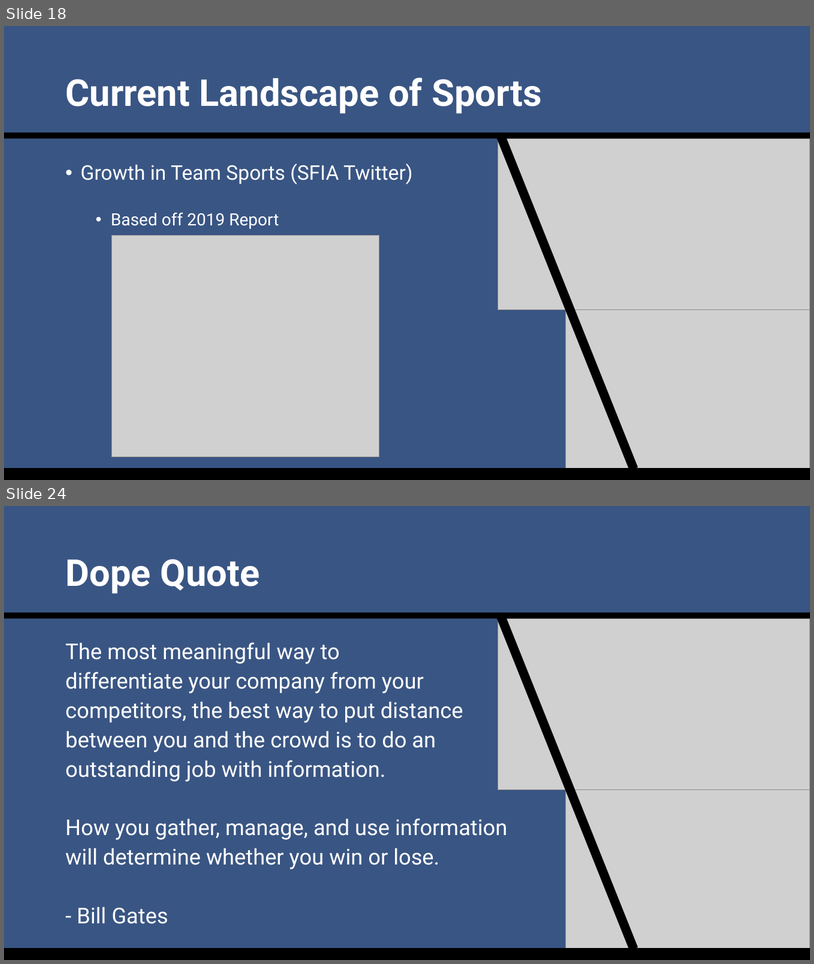
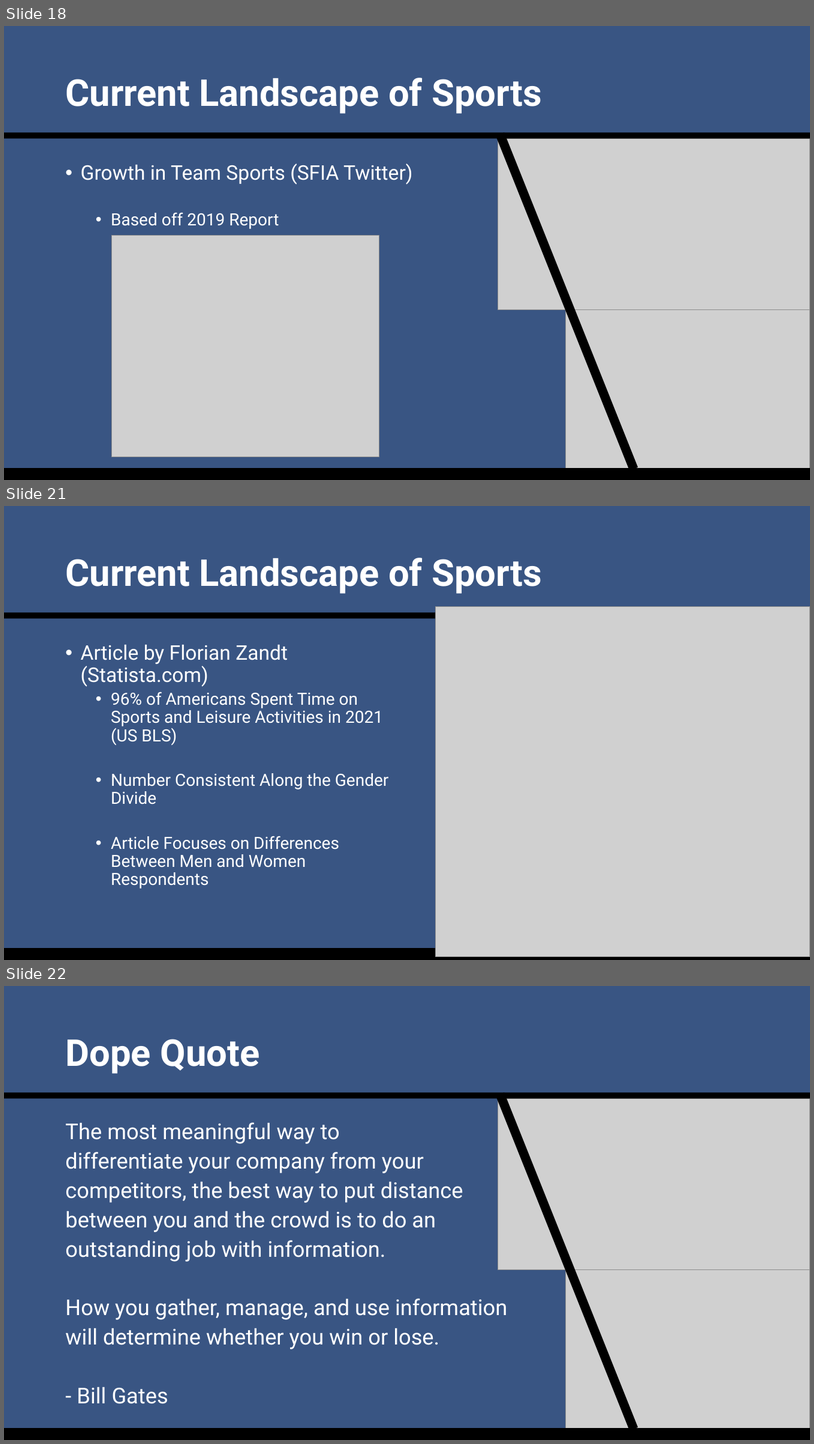
Before and after one commit to SuperMarioGiacomazzo/STOR538_WEBSITE, a slide deck: Slides/Sports Analytics 1/Sports_Analytics_1_Lecture.pptx. Shown one above the other, each under a label of ours: slides 18 and 24 before the commit, slides 18, 21 and 22 after it; the slides between them are not shown. The pictures are 814x964 and 814x1444 pixels, drawn with LibreOffice and Linux fonts; fonts in the diff are those of the drawing; grey boxes stand for pictures. Boxes give left, top, right and bottom in pixels: in the first picture for what was removed or moved away, otherwise in the second. Text is boxed around its words. In the diff, an @@ line names an element or a change of style, - is before the commit and + after.

```diff
--- a/Slides/Sports Analytics 1/Sports_Analytics_1_Lecture.pptx
+++ b/Slides/Sports Analytics 1/Sports_Analytics_1_Lecture.pptx
@@ slide 21 added at [4,506,810,960], background #395583 @@
@@ title added at [65,558,542,594], 44 pt, text #FFFFFF, bold @@
+Current Landscape of Sports
@@ rectangle added at [4,612,810,619], fill #000000 @@
@@ picture added at [436,606,810,957] @@
@@ picture added at [498,619,810,790] @@
@@ text added at [81,645,389,888], 20 pt, text #FFFFFF @@
+• Article by Florian Zandt (Statista.com)
+  • 96% of Americans Spent Time on Sports and Leisure Activities in 2021 (US BLS)
+  • Number Consistent Along the Gender Divide
+  • Article Focuses on Differences Between Men and Women Respondents
@@ picture added at [566,789,810,960] @@
@@ rectangle added at [4,948,810,960], fill #000000 @@
@@ what was slide 24 is now slide 22 @@
```
Also in this commit, not shown: 10 slides changed, 1 other slide added, 4 slides removed, 12 other files.
